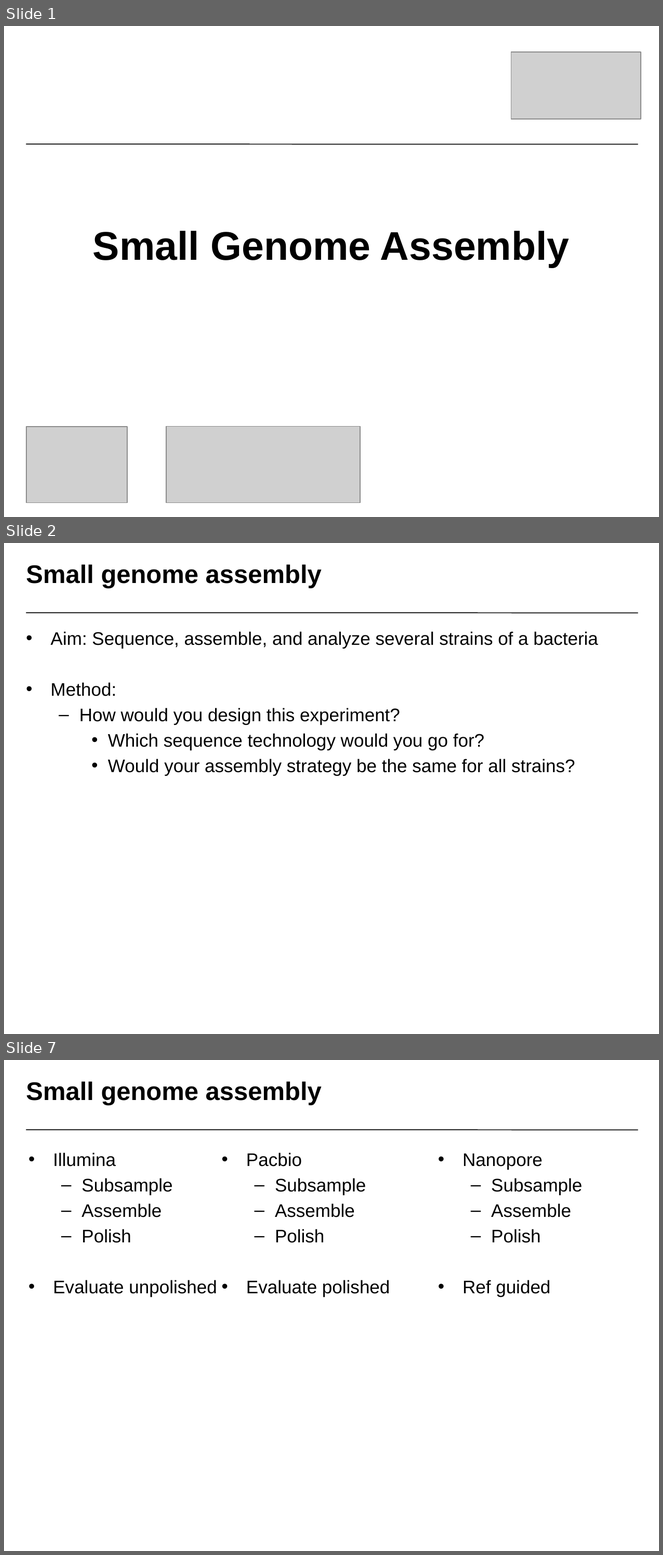
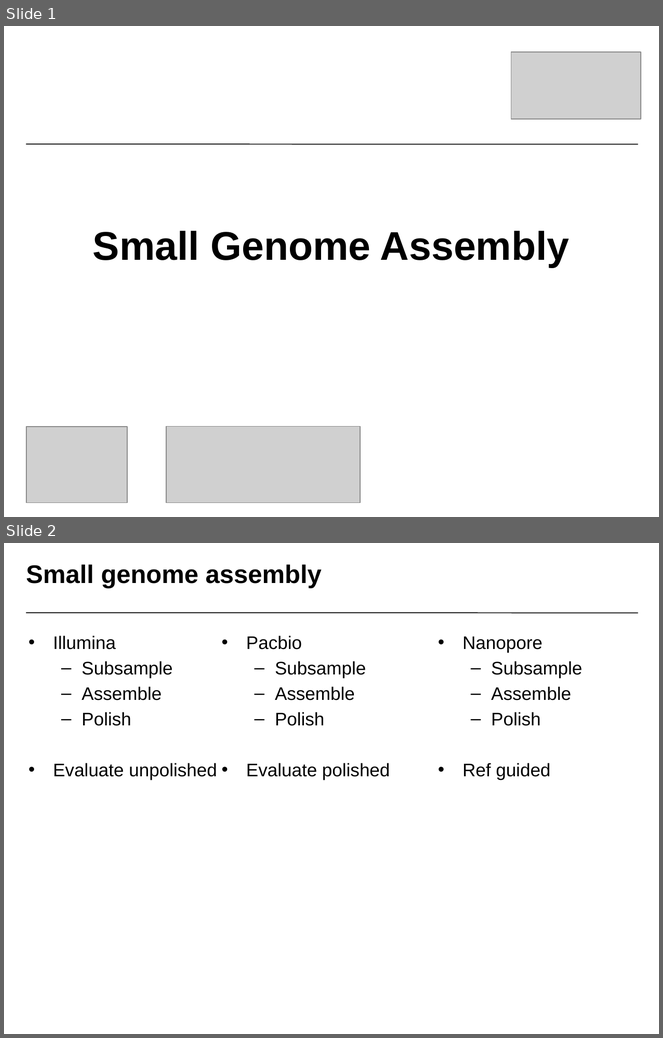
Before and after one commit to NBISweden/workshop-genome_assembly, a slide deck: slides/Small_Genome_Assembly.pptx. Shown one above the other, each under a label of ours: slides 1, 2 and 7 before the commit, slides 1 and 2 after it; the slides between them are not shown. The pictures are 663x1555 and 663x1038 pixels, drawn with LibreOffice and Linux fonts; fonts in the diff are those of the drawing; grey boxes stand for pictures; background and template pictures are left out. Boxes give left, top, right and bottom in pixels: in the first picture for what was removed or moved away, otherwise in the second. Text is boxed around its words. In the diff, an @@ line names an element or a change of style, - is before the commit and + after.

```diff
--- a/slides/Small_Genome_Assembly.pptx
+++ b/slides/Small_Genome_Assembly.pptx
@@ slide 2 removed at (4,543,659,1034), background #FFFFFF; not listed: 1 template element that a slide beside it also shows @@
@@ title removed at (26,564,322,588) @@
-Small genome assembly
@@ text removed at (51,631,598,776) @@
-• Aim: Sequence, assemble, and analyze several strains of a bacteria
-• Method:
-  – How would you design this experiment?
-    • Which sequence technology would you go for?
-    • Would your assembly strategy be the same for all strains?
@@ what was slide 7 is now slide 2 @@
```
Also in this commit, not shown: 4 other slides removed, 4 other files.
